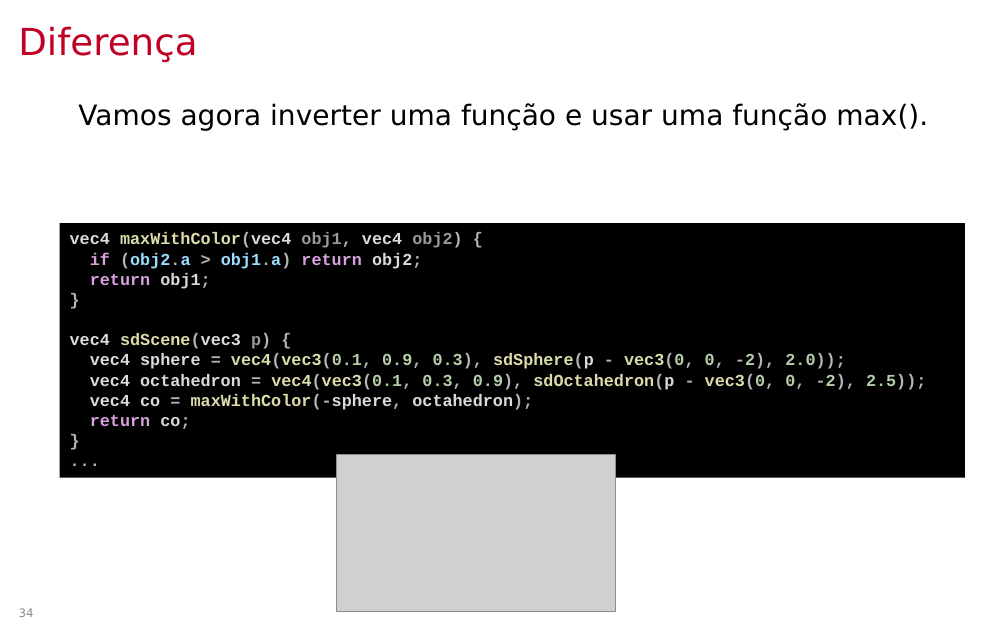
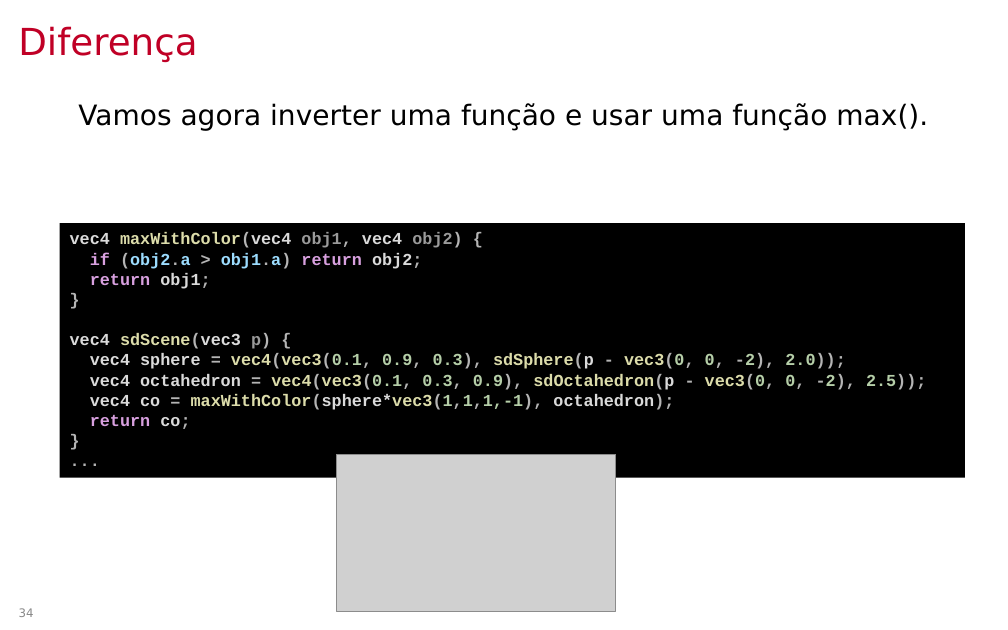
Before and after one commit to lpsoares/ComputacaoGrafica, a slide deck: slide 34 of content/aulas/23-ray_marching/aula23_ray_marching.pptx. Drawn at 1008x630 pixels with LibreOffice and Linux fonts; fonts in the diff are those of the drawing; grey boxes stand for pictures; background and template pictures are left out. Boxes give left, top, right and bottom in pixels: in the first picture for what was removed or moved away, otherwise in the second. Text is boxed around its words. In the diff, an @@ line names an element or a change of style, - is before the commit and + after.

```diff
--- a/content/aulas/23-ray_marching/aula23_ray_marching.pptx
+++ b/content/aulas/23-ray_marching/aula23_ray_marching.pptx
@@ text in rectangle at (90, 394, 674, 410): text changed @@
-vec4 co = maxWithColor(-sphere, octahedron);
+vec4 co = maxWithColor(sphere*vec3(1,1,1,-1), octahedron);
```
Also in this commit, not shown: 2 other slides changed, 4 other files.
